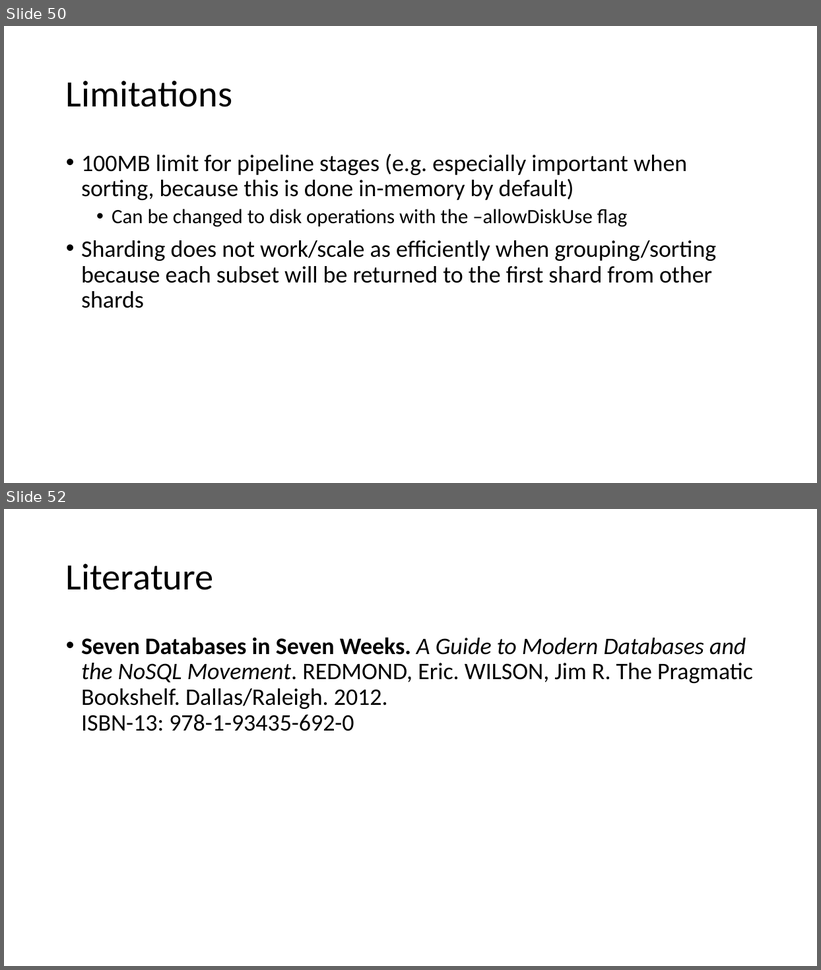
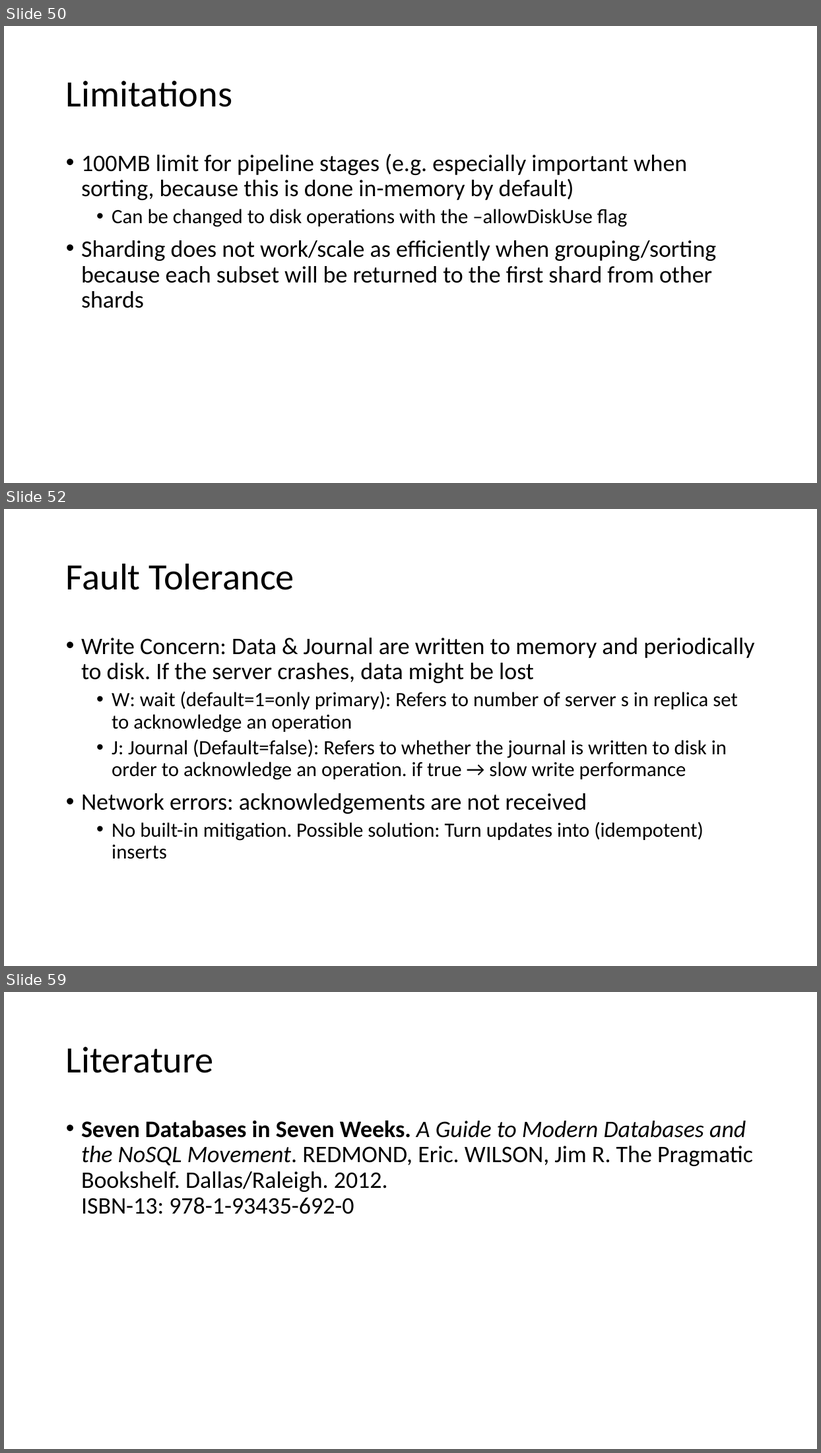
Before and after one commit to tiefenauer/m101j, a slide deck: m101j.pptx. Shown one above the other, each under a label of ours: slides 50 and 52 before the commit, slides 50, 52 and 59 after it; the slides between them are not shown. The pictures are 821x970 and 821x1453 pixels, drawn with LibreOffice and Linux fonts; fonts in the diff are those of the drawing. Boxes give left, top, right and bottom in pixels: in the first picture for what was removed or moved away, otherwise in the second. Text is boxed around its words. In the diff, an @@ line names an element or a change of style, - is before the commit and + after.

```diff
--- a/m101j.pptx
+++ b/m101j.pptx
@@ slide 52 added at [4,509,817,966], background #FFFFFF @@
@@ title added at [66,563,294,590], 44 pt, text #000000 @@
+Fault Tolerance
@@ text added at [81,638,754,859], 24 pt, text #000000 @@
+• Write Concern: Data & Journal are written to memory and periodically to disk. If the server crashes, data might be lost
+  • W: wait (default=1=only primary): Refers to number of server s in replica set to acknowledge an operation
+  • J: Journal (Default=false): Refers to whether the journal is written to disk in order to acknowledge an operation. if true → slow write performance
+• Network errors: acknowledgements are not received
+  • No built-in mitigation. Possible solution: Turn updates into (idempotent) inserts
@@ what was slide 52 is now slide 59 @@
```
Also in this commit, not shown: 6 other slides added.
